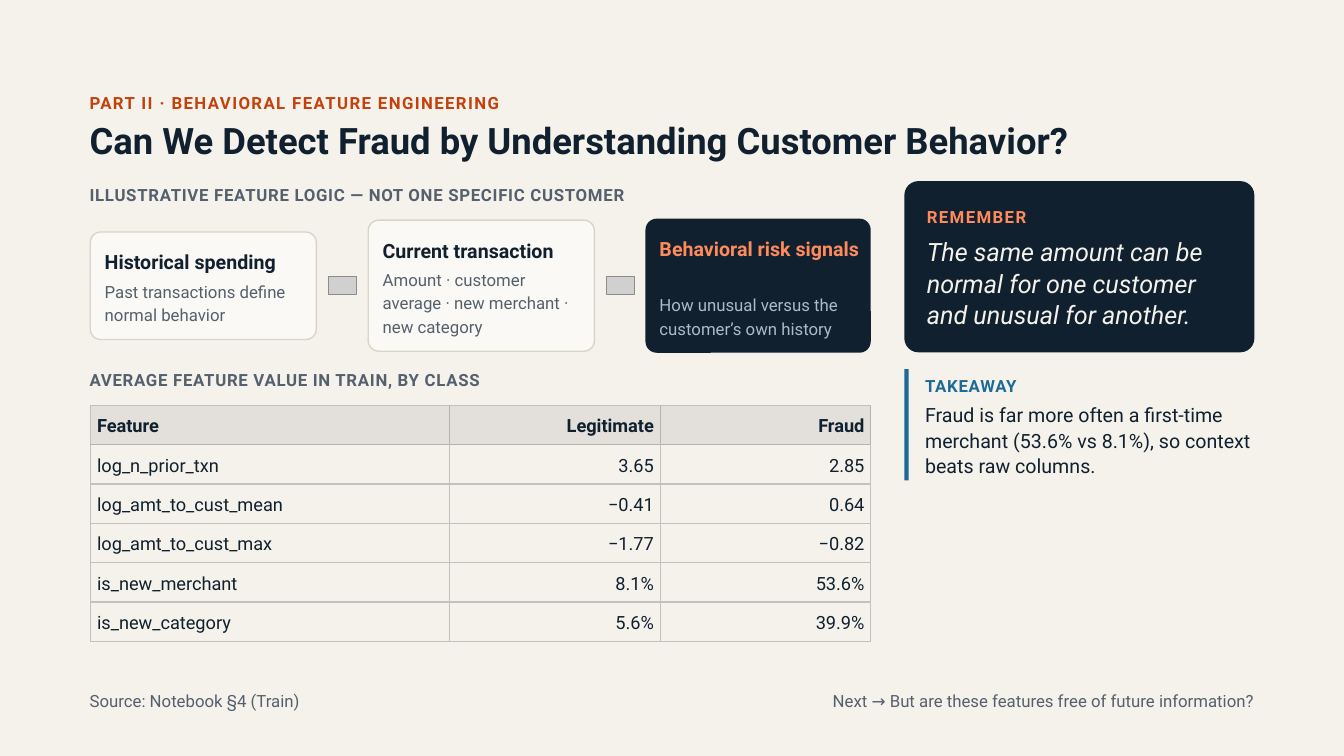
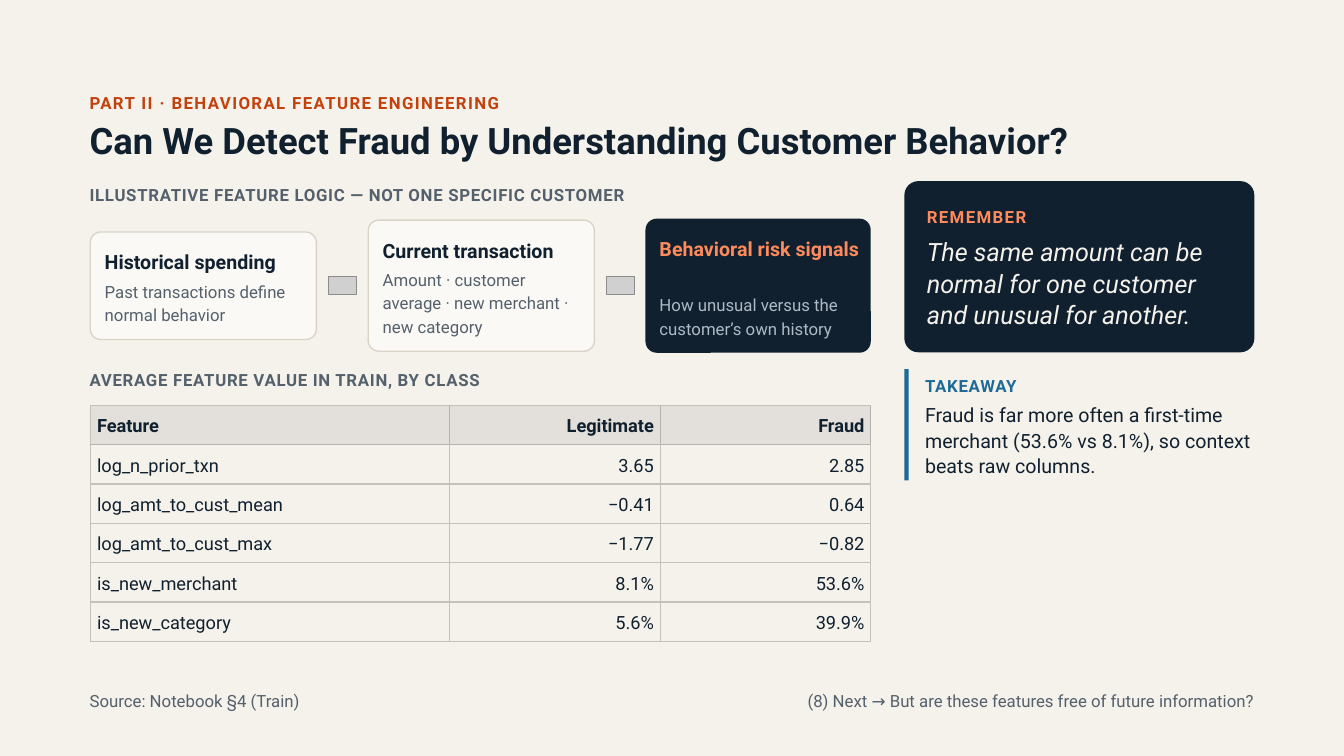
Before and after one commit to DakFu2k6/DS66A_Group_07, a slide deck: slide 8 of Fraud_Detection.pptx. Drawn at 1344x756 pixels with LibreOffice and Linux fonts; fonts in the diff are those of the drawing; grey boxes stand for pictures. Boxes give left, top, right and bottom in pixels: in the first picture for what was removed or moved away, otherwise in the second. Text is boxed around its words. In the diff, an @@ line names an element or a change of style, - is before the commit and + after.

```diff
--- a/Fraud_Detection.pptx
+++ b/Fraud_Detection.pptx
@@ text at (x1=808, y1=694, x2=1254, y2=711): text changed @@
-Next → But are these features free of future information?
+(8) Next → But are these features free of future information?
```
Also in this commit, not shown: 23 other slides changed, 1 other file.
